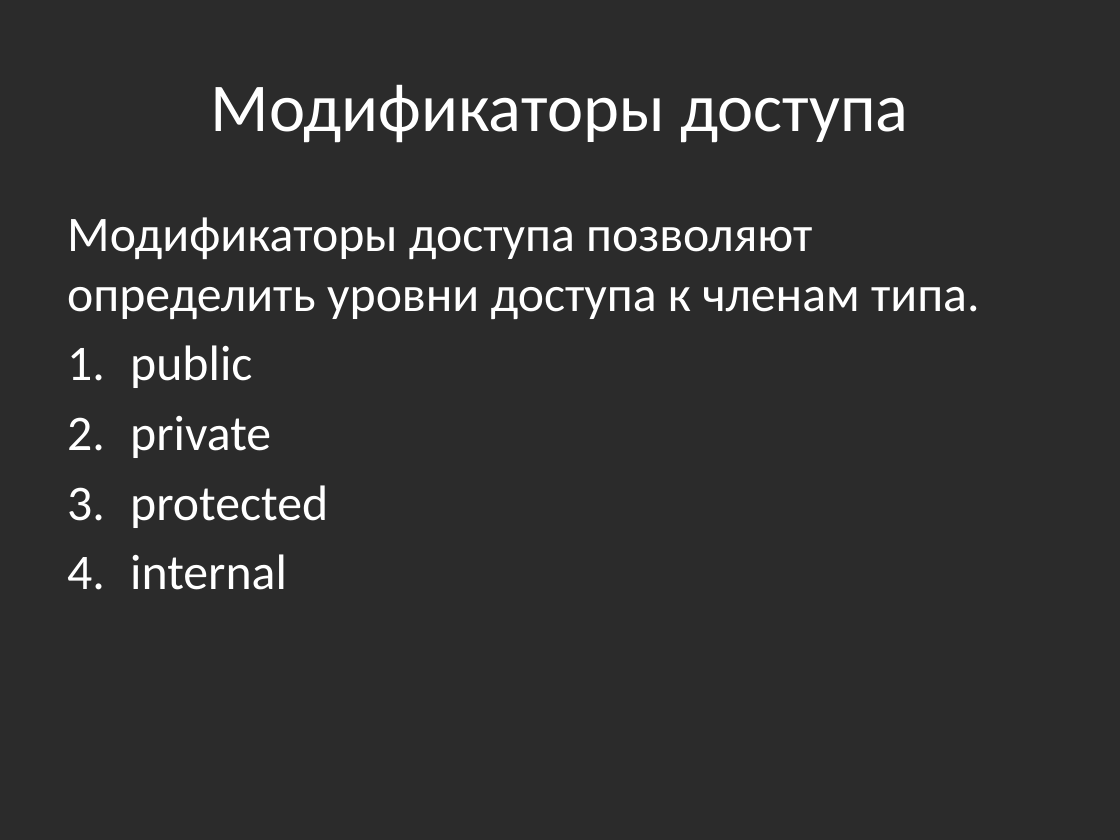
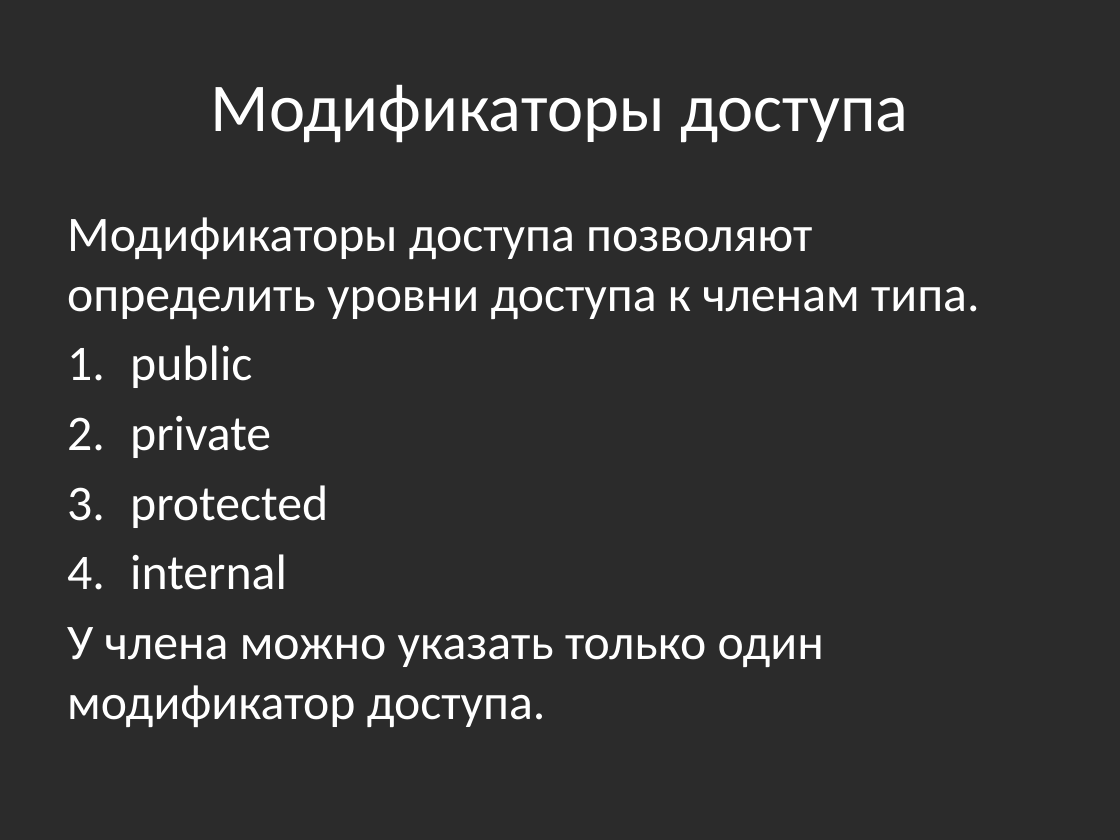
Before and after one commit to bazile/Training, a slide deck: slide 11 of Presentation/lesson-02-oop.pptx. Drawn at 1120x840 pixels with LibreOffice and Linux fonts; fonts in the diff are those of the drawing; background and template pictures are left out; a plain dark background stands for a picture behind light text. Boxes give left, top, right and bottom in pixels: in the first picture for what was removed or moved away, otherwise in the second. Text is boxed around its words. In the diff, an @@ line names an element or a change of style, - is before the commit and + after.

```diff
--- a/Presentation/lesson-02-oop.pptx
+++ b/Presentation/lesson-02-oop.pptx
@@ text at [67,627,824,727]: paragraph added @@
+У члена можно указать только один модификатор доступа.
```
Also in this commit, not shown: 3 other slides changed, 2 slides added, 5 other files.
